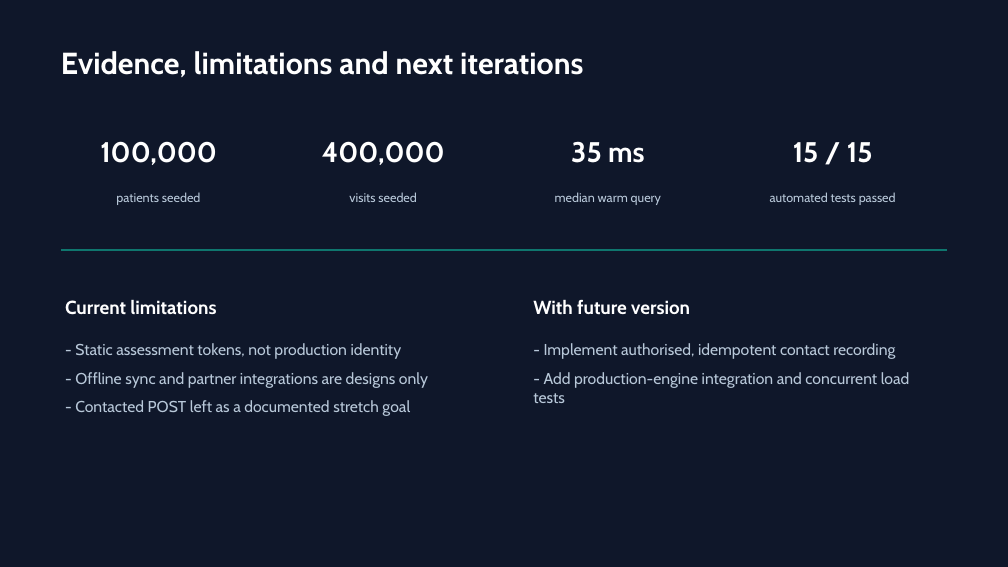
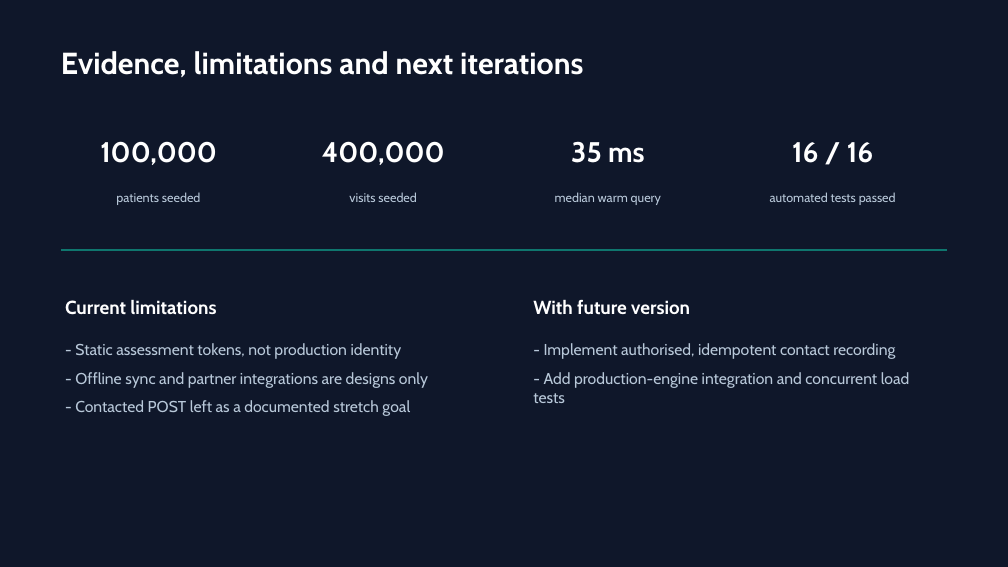
Before and after one commit to IthamarNyangu/CIDRZ-CareLink-Assessment, a slide deck: slide 8 of E-presentation.pptx. Drawn at 1008x567 pixels with LibreOffice and Linux fonts; fonts in the diff are those of the drawing. Boxes give left, top, right and bottom in pixels: in the first picture for what was removed or moved away, otherwise in the second. Text is boxed around its words. In the diff, an @@ line names an element or a change of style, - is before the commit and + after.

```diff
--- a/E-presentation.pptx
+++ b/E-presentation.pptx
@@ text at [792,142,873,163]: text changed @@
-15 / 15
+16 / 16
```
Also in this commit, not shown: 1 slide removed, 1 other file.
